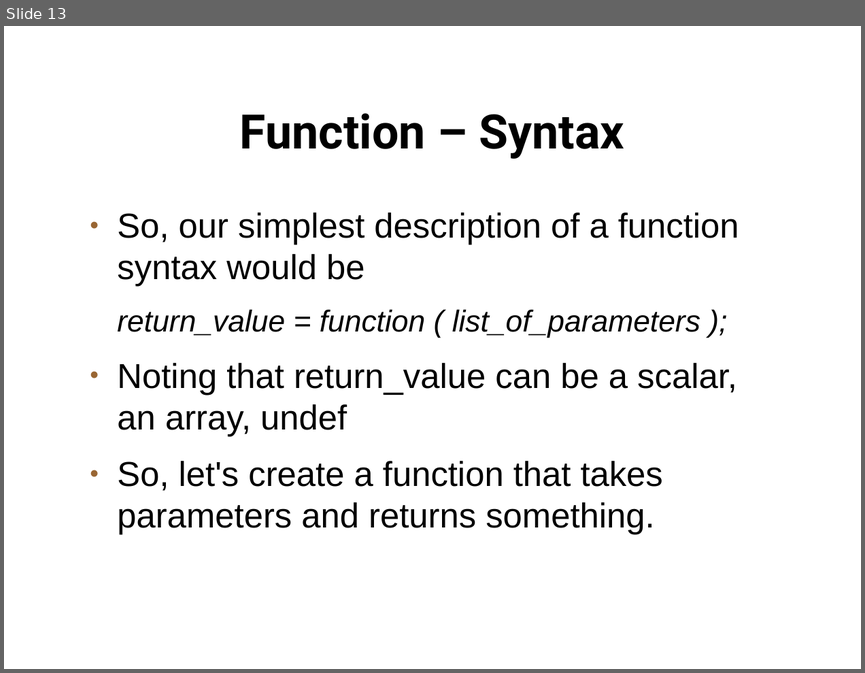
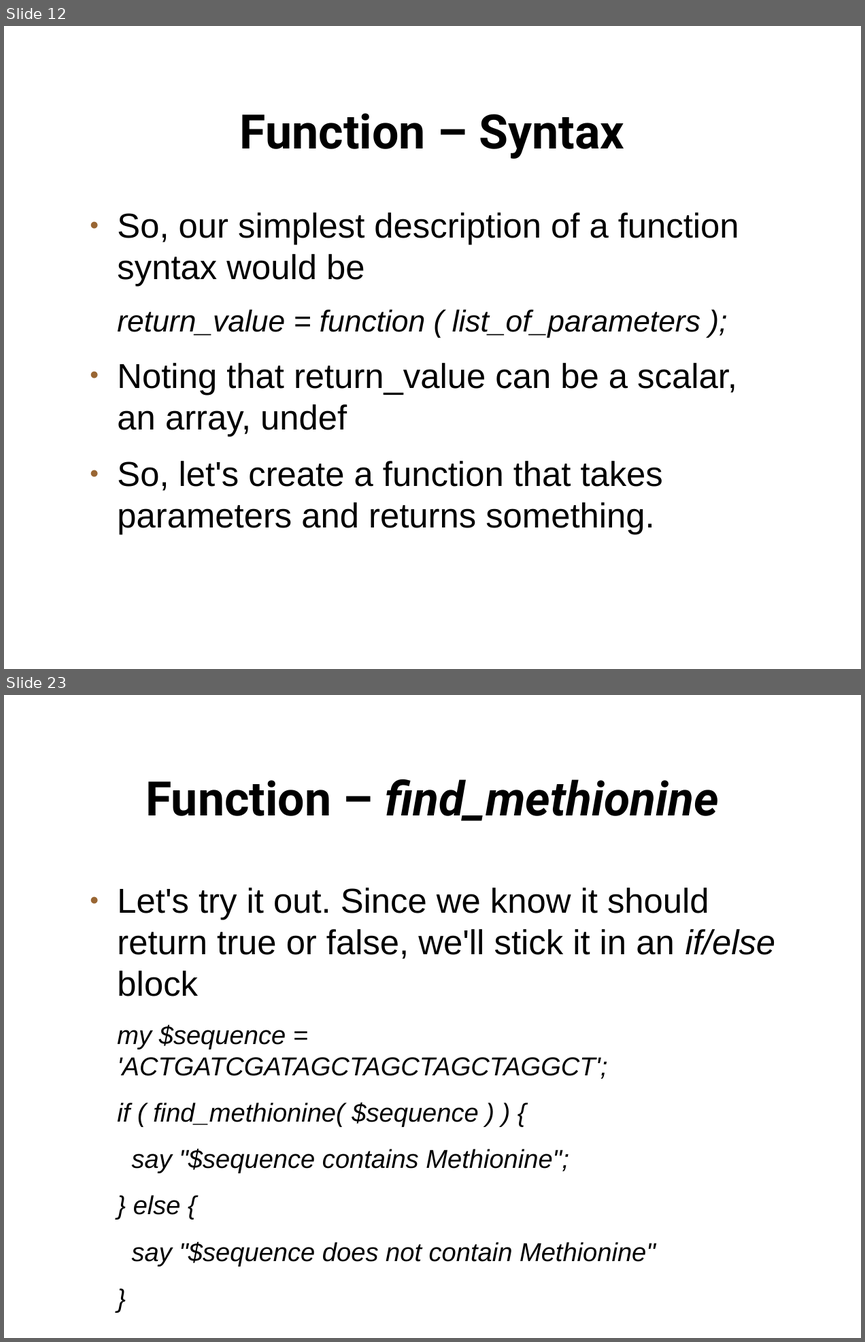
Before and after one commit to setitesuk/presentations, a slide deck: perl_course/08-functions/functions.odp. Shown one above the other, each under a label of ours: slide 13 before the commit, slides 12 and 23 after it; the slides between them are not shown. The pictures are 865x673 and 865x1342 pixels, drawn with LibreOffice and Linux fonts; fonts in the diff are those of the drawing; background and template pictures are left out. Boxes give left, top, right and bottom in pixels: in the first picture for what was removed or moved away, otherwise in the second. Text is boxed around its words. In the diff, an @@ line names an element or a change of style, - is before the commit and + after.

Commit message:
functions slides

```diff
--- a/perl_course/08-functions/functions.odp
+++ b/perl_course/08-functions/functions.odp
@@ slide 23 added at box(4, 695, 861, 1338), background picture (left out) @@
@@ title added at box(145, 779, 719, 821), 44 pt, text #000000, bold, italic @@
+Function – find_methionine
@@ text added at box(117, 887, 776, 1266), 24 pt, text #000000, italic @@
+● Let's try it out. Since we know it should return true or false, we'll stick it in an if/else block
+my $sequence = 'ACTGATCGATAGCTAGCTAGCTAGGCT';
+if ( find_methionine( $sequence ) ) {
+say "$sequence contains Methionine";
+} else {
+say "$sequence does not contain Methionine"
+}
@@ what was slide 13 is now slide 12 @@
```
Also in this commit, not shown: 1 slide changed, 29 other slides added, 1 slide removed, 5 other files.
